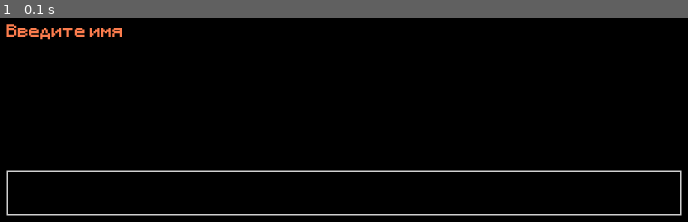
Above: before the commit, frame 1.
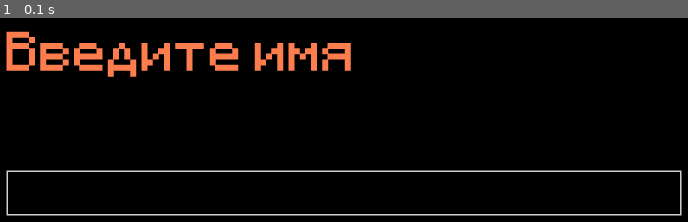
Above: after the commit, the same moment.

Repository: DanyaIzm/pygame_online_chat
Game: pygame game, started from client/main.py
Same seed, same stepped clock (60 frames per second), same inputs: the game is played once before the commit and once after it.
Inputs:
- Up to frame 1 (0.1 s): no input

The runs differ from the first frame. In frame 1, 4.3% of the frame differs, in the area x 0-52%, y 2-29%.

Commit message:
[Update] Updated font logic

Diff:
--- a/client/gui_elements/text_input.py
+++ b/client/gui_elements/text_input.py
@@ -5,12 +5,13 @@
 
 
 class TextInput(BaseGUIElement):
-    def __init__(self, gui_manager: GUIManager, id: str, rect, color_active, color_passive):
+    def __init__(self, gui_manager: GUIManager, id: str, rect, color_active, color_passive, font_size):
         super().__init__(gui_manager, id, rect)
         self.colors = (color_active, color_passive)
         self.color = self.colors[0]
         self.text = ''
         self.active = False
+        self.font = pygame.font.Font(self.gui_manager.font_path, font_size)
 
     def process_event(self, event):
         pass
@@ -21,7 +22,7 @@
         else:
             self.color = self.colors[1]
 
-        rendered_text = self.gui_manager.font.render(self.text, False, self.color)
+        rendered_text = self.font.render(self.text, False, self.color)
 
         pygame.draw.rect(self.gui_manager.screen, self.color, self.rect, 2)
 
--- a/client/gui_elements/text_label.py
+++ b/client/gui_elements/text_label.py
@@ -5,9 +5,11 @@
 
 
 class TextLabel(BaseGUIElement):
-    def __init__(self, gui_manager: GUIManager, id: str, rect, text, color):
+    def __init__(self, gui_manager: GUIManager, id: str, rect, text, color, font_size):
         super().__init__(gui_manager, id, rect)
-        self._rendered_text = self.gui_manager.font.render(text, False, color)
+
+        font = pygame.font.Font(self.gui_manager.font_path, font_size)
+        self._rendered_text = font.render(text, False, color)
 
     def process_event(self, event):
         pass
--- a/client/gui_manager.py
+++ b/client/gui_manager.py
@@ -2,9 +2,9 @@
 
 
 class GUIManager:
-    def __init__(self, screen, font):
+    def __init__(self, screen, font_path):
         self.screen = screen
-        self.font: pygame.font.Font = font
+        self.font_path = font_path
         self.gui_elements = []
 
     def add_element(self, element):
--- a/client/main.py
+++ b/client/main.py
@@ -12,16 +12,17 @@
 screen = pygame.display.set_mode((SCREEN_WIDTH, SCREEN_HEIGHT))
 clock = pygame.time.Clock()
 
-font = pygame.font.Font('assets/font.ttf', 20)
+font_path = 'assets/font.ttf'
 
-gui_manager = GUIManager(screen, font)
+gui_manager = GUIManager(screen, font_path)
 
 text_label = TextLabel(
     gui_manager,
     'text_label',
     pygame.Rect((SCREEN_WIDTH - 900) // 2, (SCREEN_HEIGHT - 60) // 2 - 200, 900, 60),
     text='Введите имя',
-    color=pygame.Color('coral')
+    color=pygame.Color('coral'),
+    font_size=60
 )
 
 text_input = TextInput(
@@ -29,7 +30,8 @@
     'chat_input',
     pygame.Rect((SCREEN_WIDTH - 900) // 2, (SCREEN_HEIGHT - 60) // 2, 900, 60),
     pygame.Color('yellow'),
-    pygame.Color('lightgray')
+    pygame.Color('lightgray'),
+    font_size=20
     )
 
 
